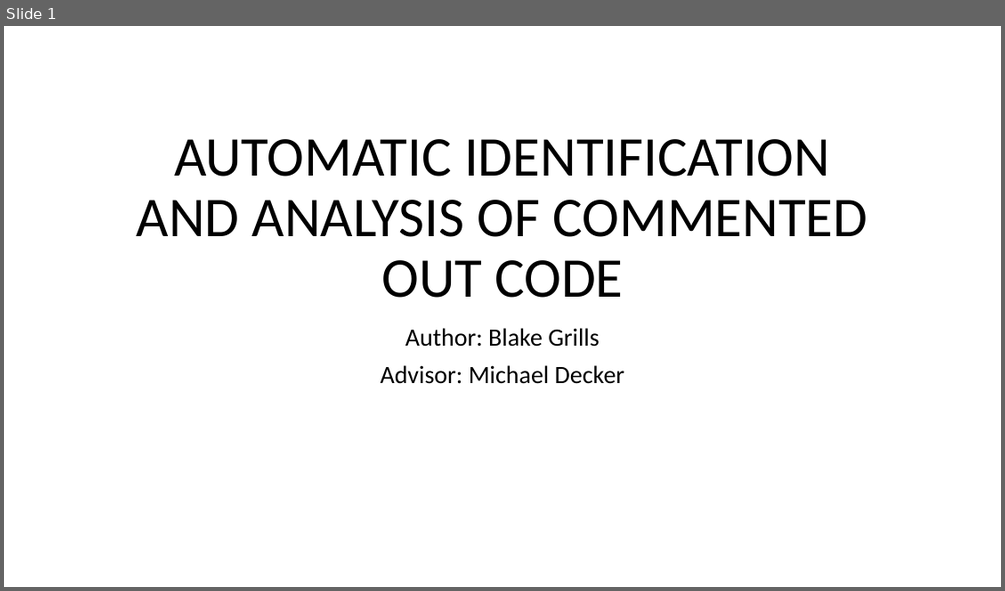
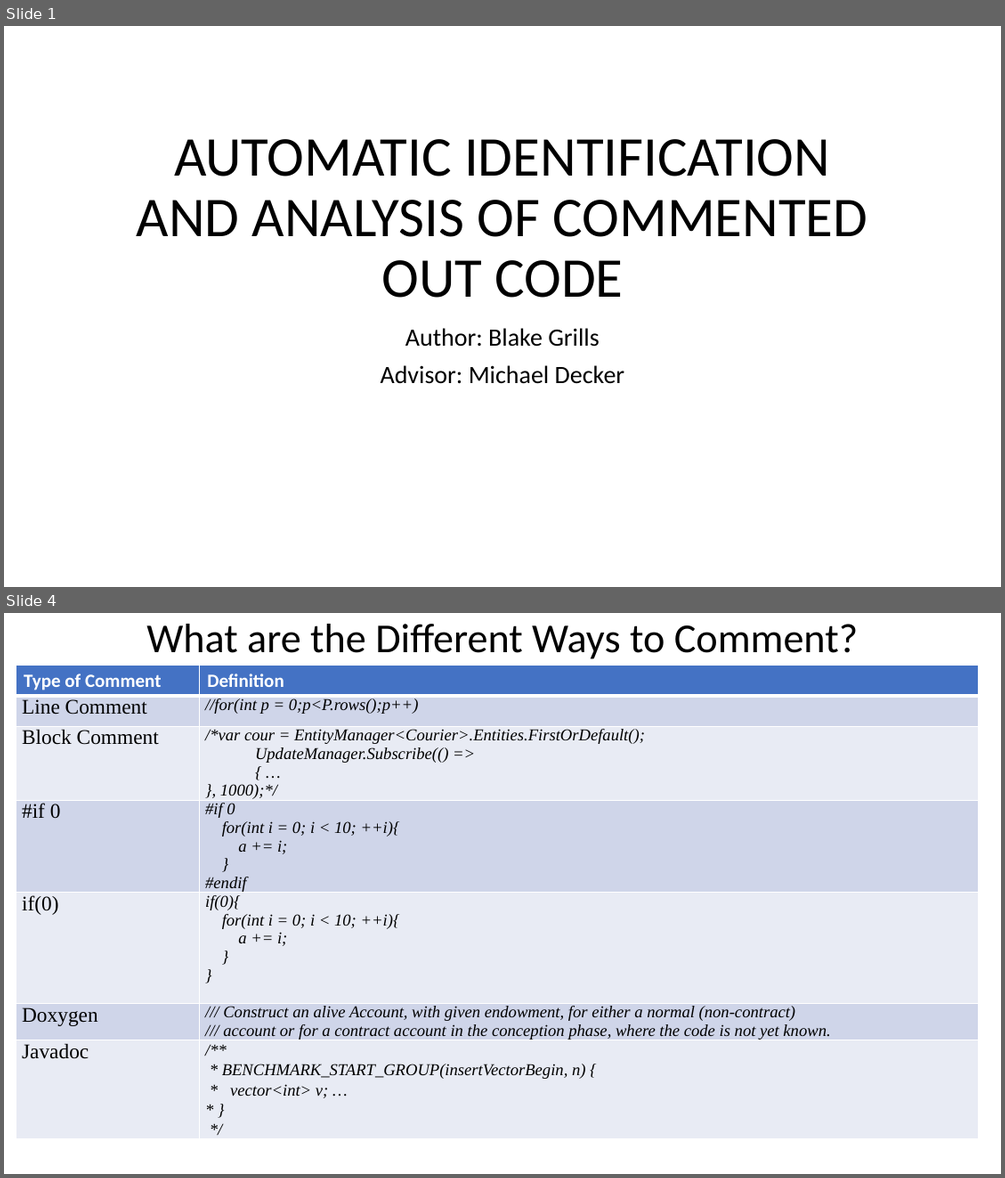
Before and after one commit to mjdecker/Commented-out-Code-Analysis, a slide deck: AUTOMATIC IDENTIFICATION AND ANALYSIS OF COMMENTED OUT CODE.pptx. Shown one above the other, each under a label of ours: slide 1 before the commit, slides 1 and 4 after it; the slides between them are not shown. The pictures are 1005x591 and 1005x1178 pixels, drawn with LibreOffice and Linux fonts; fonts in the diff are those of the drawing. Boxes give left, top, right and bottom in pixels: in the first picture for what was removed or moved away, otherwise in the second. Text is boxed around its words. In the diff, an @@ line names an element or a change of style, - is before the commit and + after.

```diff
--- a/AUTOMATIC IDENTIFICATION AND ANALYSIS OF COMMENTED OUT CODE.pptx
+++ b/AUTOMATIC IDENTIFICATION AND ANALYSIS OF COMMENTED OUT CODE.pptx
@@ slide 4 added at (4,613,1001,1174), background #FFFFFF @@
@@ title added at (146,624,858,659), 39.6 pt, text #000000 @@
+What are the Different Ways to Comment?
@@ table added at (16,666,978,1170), 7 rows, 2 columns @@
+Type of Comment | Definition
+Line Comment | //for(int p = 0;p<P.rows();p++)
+Block Comment | /*var cour = EntityManager<Courier>.Entities.FirstOrDefault(); / UpdateManager.Subscribe(() => / { … / }, 1000);*/
+#if 0 | #if 0 / for(int i = 0; i < 10; ++i){ / a += i; / } / #endif
+if(0) | if(0){ / for(int i = 0; i < 10; ++i){ / a += i; / } / }
+Doxygen | /// Construct an alive Account, with given endowment, for either a normal (non-contract) / /// account or for a contract account in the conception phase, where the code is not yet known.
+Javadoc | /** / * BENCHMARK_START_GROUP(insertVectorBegin, n) { / * vector<int> v; … / * } / */
```
Also in this commit, not shown: 6 slides changed, 6 other slides added, 3 slides removed.
